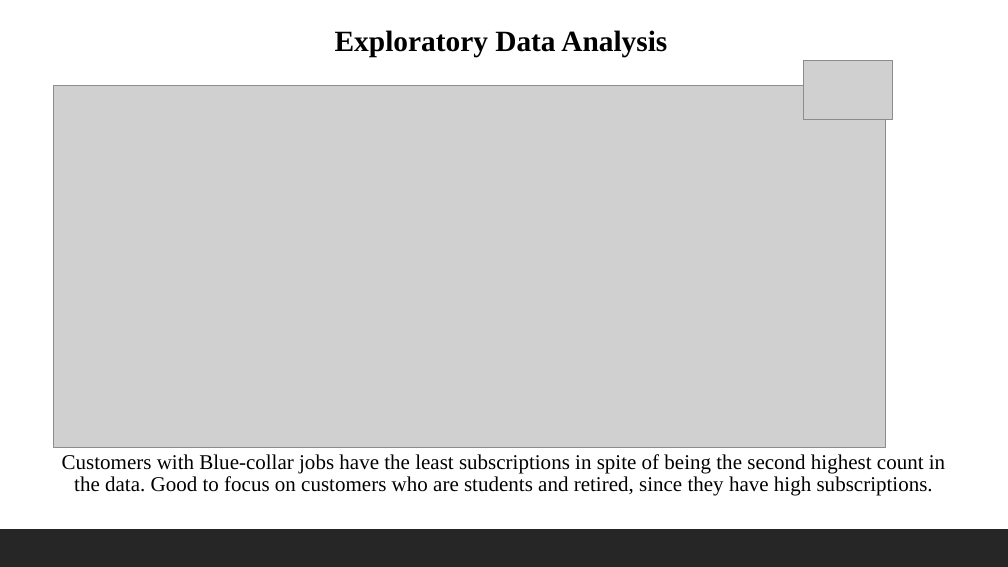
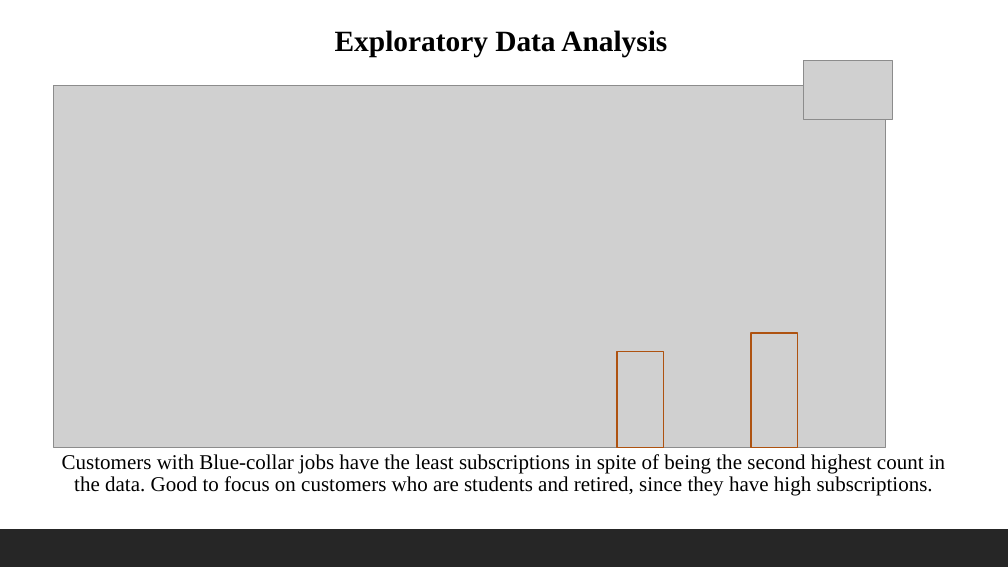
Before and after one commit to AnushaManjunath42/QL_Case_Study, a slide deck: slide 6 of DSA_CaseStudy_Anusha.pptx. Drawn at 1008x567 pixels with LibreOffice and Linux fonts; fonts in the diff are those of the drawing; grey boxes stand for pictures. Boxes give left, top, right and bottom in pixels: in the first picture for what was removed or moved away, otherwise in the second. Text is boxed around its words. In the diff, an @@ line names an element or a change of style, - is before the commit and + after.

```diff
--- a/DSA_CaseStudy_Anusha.pptx
+++ b/DSA_CaseStudy_Anusha.pptx
@@ rectangle added at (617, 352, 663, 448), outline #AF5310 1.25 pt @@
@@ rectangle added at (751, 333, 797, 448), outline #AF5310 1.25 pt @@
```
Also in this commit, not shown: 11 other slides changed, 1 slide added, 1 slide removed.
